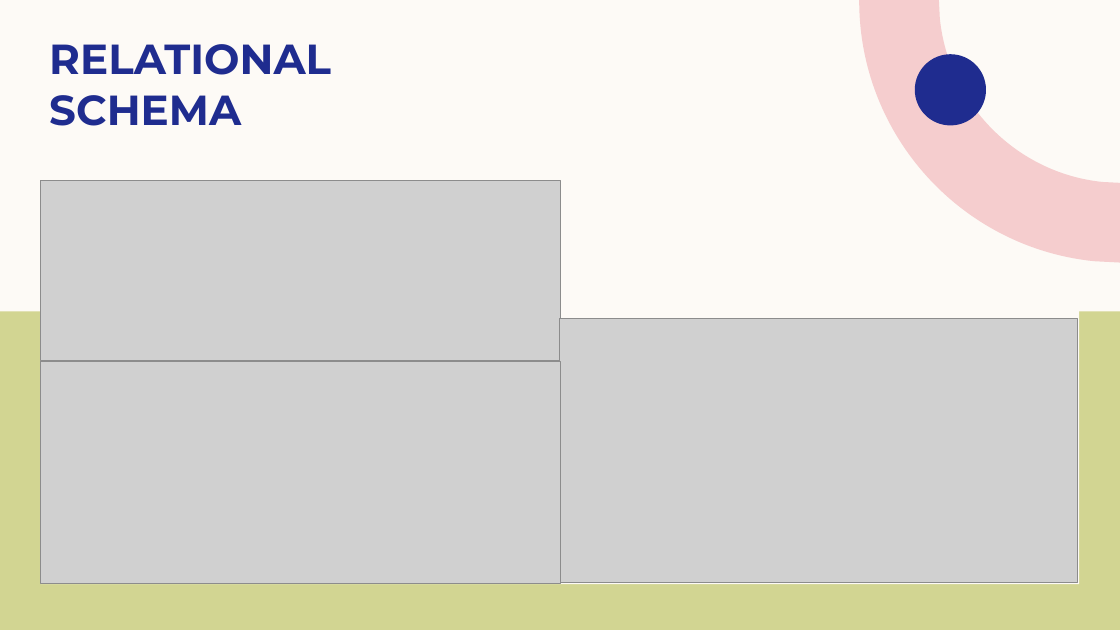
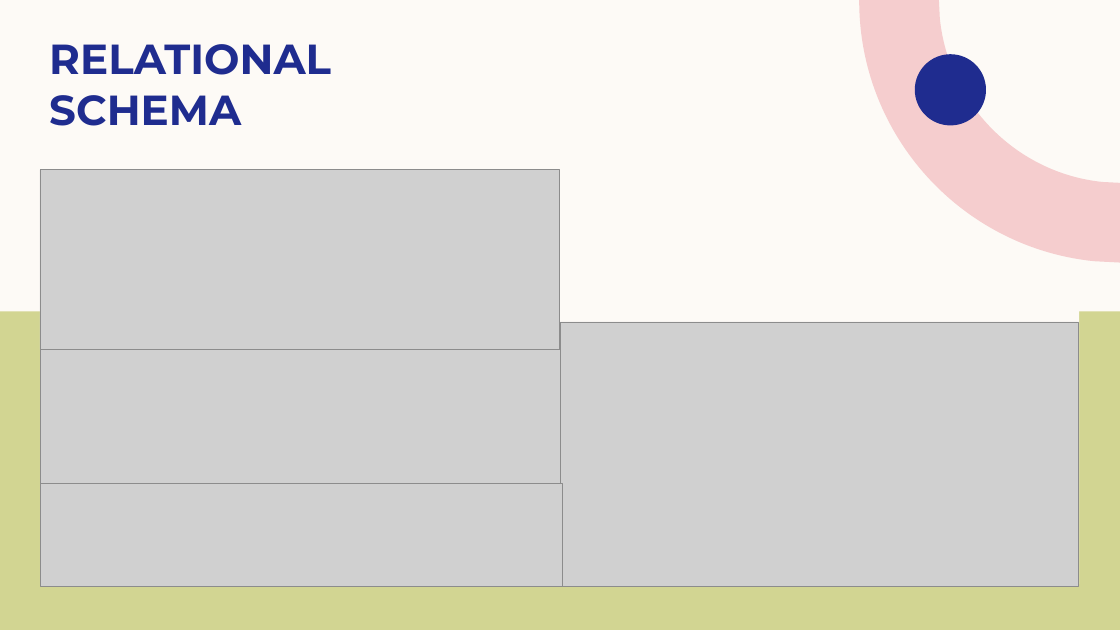
Before and after one commit to tsm40/TravelRecs, a slide deck: slide 6 of TravelRecs Presentation Slides.pptx. Drawn at 1120x630 pixels with LibreOffice and Linux fonts; fonts in the diff are those of the drawing; grey boxes stand for pictures. Boxes give left, top, right and bottom in pixels: in the first picture for what was removed or moved away, otherwise in the second. Text is boxed around its words. In the diff, an @@ line names an element or a change of style, - is before the commit and + after.

Commit message:
Updated slides

```diff
--- a/TravelRecs Presentation Slides.pptx
+++ b/TravelRecs Presentation Slides.pptx
@@ picture: place and size @@
-picture at (41, 180, 560, 360)
+picture at (40, 170, 560, 350)
@@ picture: place and size @@
-picture at (560, 318, 1078, 582)
+picture at (560, 322, 1079, 586)
@@ picture: place and size @@
-picture at (41, 361, 560, 584)
+picture at (41, 350, 560, 484)
@@ picture added at (41, 483, 563, 586) @@
```
